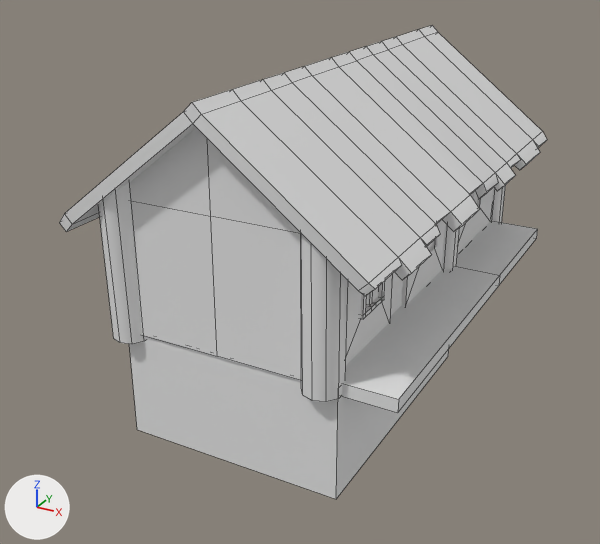
The FBX model DeadRoomGame/Assets/Jurrien/Cabin/Cabin2.fbx as it was, and as the next commit left it.
Camera for both pictures: a 50 mm camera at (8.95, -17.71, 8.77) aimed at (-0.61, -0.32, 0.07). Every picture has the same lights, and +X, +Y and +Z are marked at lower left. Mesh edges are drawn as thin lines on the coarser meshes. Where no turn or scale is listed for an object, it has been applied to the vertices.

In view in the first picture: 'Basement', 'Floor', 'Roof', 'SupportBeams', 'Walls'.
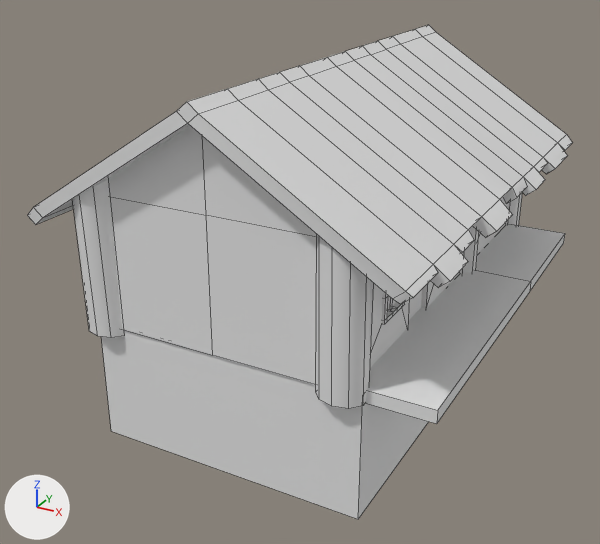
Where the newer file only moved an object's origin or applied its transform, the numbers keep the older frame.

The change, as JSON lines over the scene's bpy script:
```json
{"block": "me_cube_001", "where": "me_cube_001.from_pydata(...)  # 168 vertices, 166 faces; spans x -3.91..3.83, y -6.17..6.1, z -1.7..1.61"}
{"block": "me_cube_001", "where": "# used by ob_roof; location = (0.05, 0.68, 3.93)"}
{"block": "me_cube_001", "change": "me_cube_001 part 1: the whole mesh is multiplied about its middle by the matrix ((1.223, 0.0, 0.0), (0.0, 1.0, 0.0), (0.0, 0.0, 1.0)), then moved by (-0.11, 0.0, 0.0)"}
{"block": "me_cube", "where": "me_cube.from_pydata(...)  # 32 vertices, 33 faces; spans x -3.35..3.09, y -5.23..5.56, z -0.15..0.15"}
{"block": "me_cube", "where": "# used by ob_floor; location = (0.96, 0.36, 0.0)"}
{"block": "me_cube", "change": "me_cube part 4: the whole mesh is multiplied about its middle by the matrix ((1.223, 0.0, 0.0), (0.0, 1.0, 0.0), (0.0, 0.0, 1.0)), then moved by (0.07, 0.0, 0.0)"}
{"block": "me_cube_012", "where": "# used by ob_basement; location = (0.19, -1.53, -1.47)"}
{"op": "remove", "block": "me_cube_012", "code": "me_cube_012.from_pydata(...)  # 16 vertices, 14 faces; spans x -2.64..2.64, y -3.47..3.47, z -1.13..1.58"}
{"op": "add", "block": "me_cube_012", "code": "me_cube_012.from_pydata(...)  # 16 vertices, 14 faces; spans x -3.47..3.16, y -3.47..3.47, z -1.45..1.58"}
{"block": "me_cube_012", "change": "me_cube_012 part 3: 16 of 16 vertices moved; they spanned x -2.64..2.64, y -3.47..3.47, z -1.13..1.58 and now span x -3.47..3.16, y -3.47..3.47, z -1.45..1.58; mean shift (-0.15, 0.0, -0.16); largest move (-2.64, 3.47, -1.13) -> (-3.47, 3.47, -1.45)"}
{"block": "me_cube_005", "where": "me_cube_005.from_pydata(...)  # 130 vertices, 100 faces; spans x -272.0..261.0, y -183.0..335.0, z -578.0..548.0"}
{"block": "me_cube_005", "where": "# used by ob_walls; location = (0.05, 0.43, 1.9); rotation_euler = (1.571, 0.0, 0.0), in degrees (90, 0, 0); scale = (0.01, 0.01, 0.01)"}
{"block": "me_cube_005", "change": "me_cube_005 part 2: the whole mesh is turned 90 degrees about the x axis through the mesh origin and scaled by 0.0105"}
{"block": "me_cylinder", "where": "me_cylinder.from_pydata(...)  # 120 vertices, 60 faces; spans x -2.92..2.78, y -6.41..5.64, z -2.0..2.59"}
{"block": "me_cylinder", "where": "# used by ob_supportbeams; location = (0.07, 0.99, 1.55)"}
{"block": "me_cylinder", "change": "me_cylinder part 5: the whole mesh is scaled about its middle by (1.22, 1, 1), then moved by (-0.11, 0.0, 0.0)"}
{"op": "set", "path": "ob_walls.rotation_euler", "old": "(1.571, 0.0, 0.0)", "new": "(0.0, 0.0, 0.0)", "note": "degrees (90, 0, 0) -> degrees (0, 0, 0)"}
{"op": "set", "path": "ob_walls.scale", "old": "(0.01, 0.01, 0.01)", "new": "(1.0, 1.0, 1.0)"}
{"op": "set", "path": "ob_walls.location", "old": "(0.05, 0.43, 1.9)", "new": "(-0.05, 0.43, 1.9)"}
```

Changed parts and their boxes (x1, y1, x2, y2) in the pictures (600 x 544 px):
```json
{"object": "Roof", "change": "reshaped", "before": [59, 25, 547, 296], "after": [27, 25, 573, 304], "on screen": "12% wider"}
{"object": "Walls", "change": "moved, turned, rescaled", "before": [129, 128, 493, 380], "after": [108, 126, 508, 385]}
{"object": "Basement", "change": "reshaped", "before": [129, 336, 449, 499], "after": [101, 330, 429, 519]}
{"object": "Floor", "change": "reshaped", "before": [342, 221, 538, 412], "after": [366, 224, 565, 424]}
{"object": "SupportBeams", "change": "mesh rescaled", "before": [98, 183, 506, 402], "after": [73, 179, 523, 409], "on screen": "10% wider"}
```
